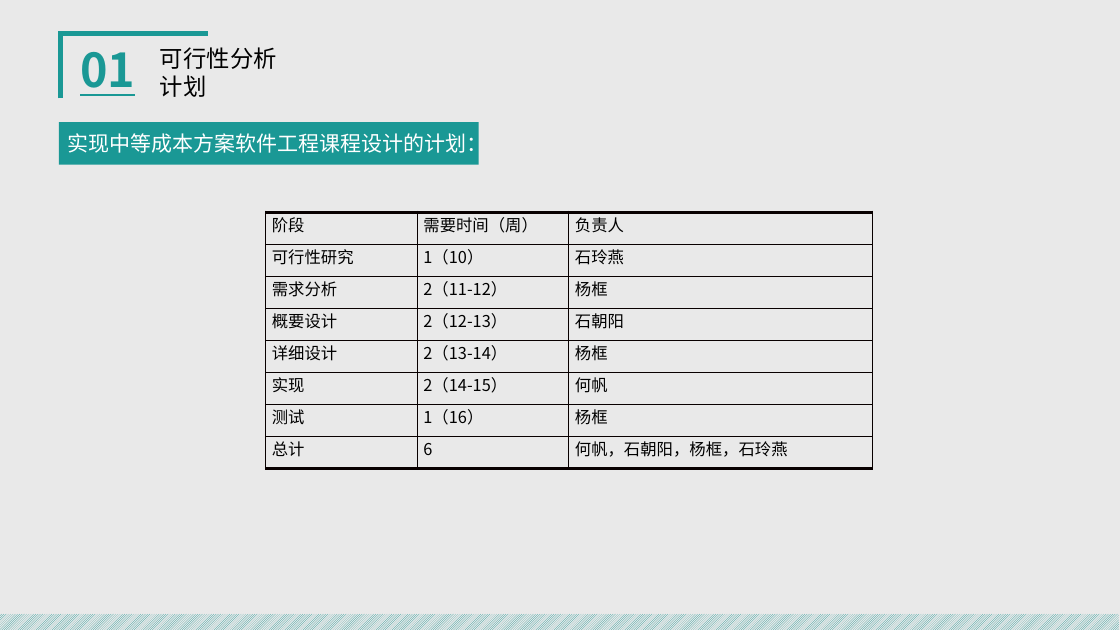
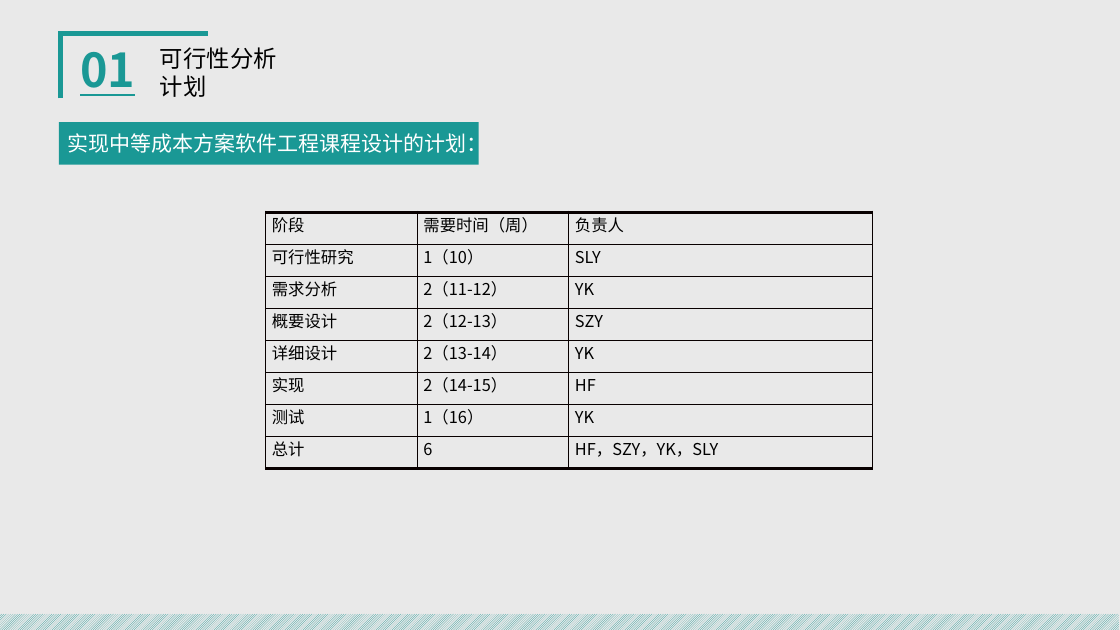
Before and after one commit to SailHe/lost_and_found, a slide deck: slide 11 of docs/失物招领答辩PPT.pptx. Drawn at 1120x630 pixels with LibreOffice and Linux fonts; fonts in the diff are those of the drawing. Boxes give left, top, right and bottom in pixels: in the first picture for what was removed or moved away, otherwise in the second. Text is boxed around its words. In the diff, an @@ line names an element or a change of style, - is before the commit and + after.

```diff
--- a/docs/失物招领答辩PPT.pptx
+++ b/docs/失物招领答辩PPT.pptx
@@ table at (266, 213, 871, 469) @@
-row 2, column 3: 石玲燕
+row 2, column 3: SLY
-row 3, column 3: 杨框
+row 3, column 3: YK
-row 4, column 3: 石朝阳
+row 4, column 3: SZY
-row 5, column 3: 杨框
+row 5, column 3: YK
-row 6, column 3: 何帆
+row 6, column 3: HF
-row 7, column 3: 杨框
+row 7, column 3: YK
-row 8, column 3: 何帆，石朝阳，杨框，石玲燕
+row 8, column 3: HF，SZY，YK，SLY
```
Also in this commit, not shown: 6 other slides changed, 5 other files.
